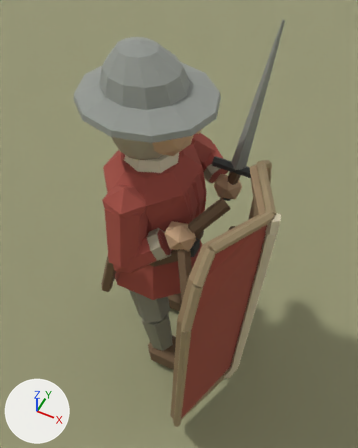
The Blender file tools/art/blender/source/infantry_pavise.blend: old version first, new version second.
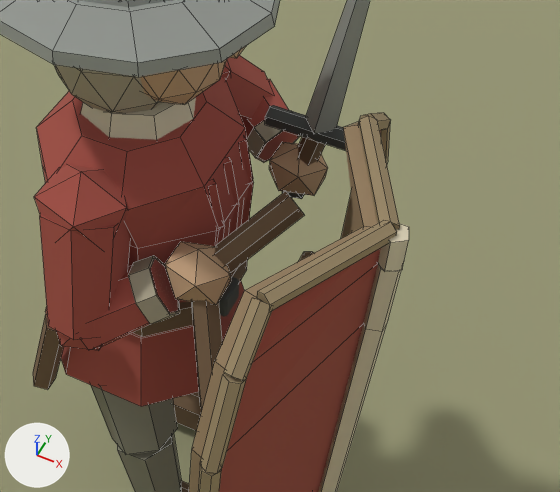
There are two pictures of each version: one whole from a camera (50 mm lens) standing at (0.81, -1.371, 2.693) and looking at (0.133, -0.017, 1.001), one close up on the part from 24% to 98% of the width and 24% to 76% of the height. The axes (+X, +Y, +Z) are drawn at lower left. The lights are the same throughout. The first two pictures are the older version. The close-ups show mesh edges as thin lines.

The scene before the commit, as lines of its bpy script (objects in view):
```python
ob_pavisier_knife_sheath = bpy.data.objects.new('Pavisier_knife_sheath', me_cone_351)
ob_pavisier_knife_sheath.location = (-0.135, -0.24, 0.725)
ob_pavisier_knife_sheath.rotation_euler = (2.888, 0.0, -1.571)  # degrees (165, 0, -90)
ob_pavisier_lower_sleeve = bpy.data.objects.new('Pavisier_lower_sleeve', me_cone_344)
ob_pavisier_lower_sleeve.location = (0.091, -0.257, 1.053)
ob_pavisier_lower_sleeve.rotation_euler = (1.096, 0.0, 2.111)  # degrees (63, 0, 121)
ob_pavisier_lower_sleeve_001 = bpy.data.objects.new('Pavisier_lower_sleeve.001', me_cone_349)
ob_pavisier_lower_sleeve_001.location = (0.129, 0.337, 1.08)
ob_pavisier_lower_sleeve_001.rotation_euler = (1.854, 0.0, 1.064)  # degrees (106, 0, 61)
ob_pavisier_lower_sleeve_cuff = bpy.data.objects.new('Pavisier_lower_sleeve_cuff', me_cone_345)
ob_pavisier_lower_sleeve_cuff.location = (0.146, -0.225, 1.085)
ob_pavisier_lower_sleeve_cuff.rotation_euler = (1.096, 0.0, 2.111)  # degrees (63, 0, 121)
ob_pavisier_lower_sleeve_cuff_001 = bpy.data.objects.new('Pavisier_lower_sleeve_cuff.001', me_cone_350)
ob_pavisier_lower_sleeve_cuff_001.location = (0.168, 0.315, 1.067)
ob_pavisier_lower_sleeve_cuff_001.rotation_euler = (1.854, 0.0, 1.064)  # degrees (106, 0, 61)
ob_pavisier_upper_sleeve_elbow = bpy.data.objects.new('Pavisier_upper_sleeve_elbow', me_icosphere_109)
ob_pavisier_upper_sleeve_elbow.location = (0.02, -0.3, 1.01)
# also in view: 'Pavise_central_rib.002' at (0.577, -0.17, 1.255); 'Pavisier_upper_sleeve' at (0.0, -0.255, 1.136); 'Pavisier_upper_sleeve.001' at (0.026, 0.291, 1.185); 'Pavisier_hose_thigh' at (0.027, -0.149, 0.538); 'Pavisier_sword_blade' at (0.325, 0.27, 1.538)
```
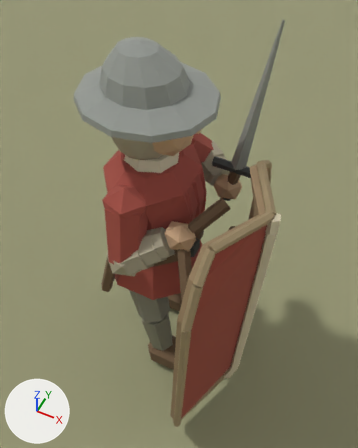
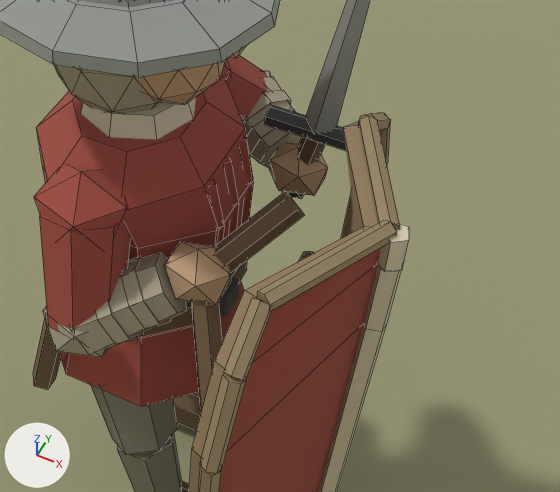
Boxes (x1, y1, x2, y2) around the edits, measured in the close-ups (560 x 492 px):
'Pavisier_lower_sleeve', recoloured, reshaped, moved (18% wider, 11% taller)
    before: (80, 258, 178, 350)
    after: (70, 253, 186, 355)
'Pavisier_lower_sleeve_cuff', reshaped, moved
    before: (128, 255, 180, 324)
    after: (121, 257, 171, 329)
'Pavisier_lower_sleeve.001', recoloured, reshaped, moved (12% taller)
    before: (243, 79, 298, 161)
    after: (245, 76, 302, 168)
'Pavisier_lower_sleeve_elbow', added (beige)
    after: (43, 306, 108, 357)
'Pavisier_lower_sleeve_quilt', added (beige)
    after: (95, 301, 143, 344)
'Pavisier_lower_sleeve_cuff.001', moved
    before: (247, 110, 300, 163)
    after: (247, 109, 296, 160)
'Pavisier_lower_sleeve_quilt.002', added (beige)
    after: (242, 90, 291, 126)
'Pavisier_upper_sleeve_elbow', deleted
    before: (56, 331, 102, 351)

The change in detail:
me_cone_344 is used by ob_pavisier_lower_sleeve; location (0.091, -0.257, 1.053); rotation (1.096, 0.0, 2.111), in degrees (63, 0, 121).
me_cone_344 had 14 vertices, 9 faces and spanned x -0.072..0.072, y -0.067..0.074, z -0.094..0.094.
me_cone_344 no longer uses material mat_team_cloth (red #a24d42).
me_cone_344 now has 14 vertices, 9 faces and spans x -0.082..0.082, y -0.076..0.084, z -0.101..0.101.
me_cone_344 part 1: 14 of 14 vertices moved; they spanned x -0.072..0.072, y -0.067..0.074, z -0.094..0.094 and now span x -0.082..0.082, y -0.076..0.084, z -0.101..0.101; mean shift (0.0, 0.0, 0.0).
me_cone_344 gains material mat_padded_linen (beige #aaa28b).
me_cone_345 is used by ob_pavisier_lower_sleeve_cuff; location (0.146, -0.225, 1.085); rotation (1.096, 0.0, 2.111), in degrees (63, 0, 121).
me_cone_345 had 14 vertices, 9 faces and spanned x -0.0663..0.0663, y -0.0613..0.068, z -0.0225..0.0225.
me_cone_345 now has 14 vertices, 9 faces and spans x -0.0731..0.0731, y -0.0676..0.075, z -0.016..0.016.
me_cone_345 part 2: 14 of 14 vertices moved; they spanned x -0.0663..0.0663, y -0.0613..0.068, z -0.0225..0.0225 and now span x -0.0731..0.0731, y -0.0676..0.075, z -0.016..0.016; mean shift (0.0, 0.0, 0.0).
me_cone_349 is used by ob_pavisier_lower_sleeve_001; location (0.129, 0.337, 1.08); rotation (1.854, 0.0, 1.064), in degrees (106, 0, 61).
me_cone_349 had 14 vertices, 9 faces and spanned x -0.0721..0.0721, y -0.0667..0.074, z -0.0697..0.0697.
me_cone_349 no longer uses material mat_team_cloth (red #a24d42).
me_cone_349 now has 14 vertices, 9 faces and spans x -0.0819..0.0819, y -0.0757..0.084, z -0.0772..0.0772.
me_cone_349 part 3: 14 of 14 vertices moved; they spanned x -0.0721..0.0721, y -0.0667..0.074, z -0.0697..0.0697 and now span x -0.0819..0.0819, y -0.0757..0.084, z -0.0772..0.0772; mean shift (0.0, 0.0, 0.0).
me_cone_349 gains material mat_padded_linen (beige #aaa28b).
Mesh me_cone_181 is new.
It is a 7-sided cylinder along z spanning x -0.081..0.081, y -0.075..0.083, z -0.016..0.016.
It uses material mat_padded_linen (beige #aaa28b).
Mesh me_cone_175 is new.
It is a 7-sided cylinder along z spanning x -0.081..0.081, y -0.075..0.083, z -0.016..0.016.
It uses material mat_padded_linen (beige #aaa28b).
Mesh me_icosphere_049 is new.
It is an icosphere of 20 faces spanning x -0.08..0.08, y -0.075..0.075, z -0.088..0.088.
It uses material mat_padded_linen (beige #aaa28b).
Object 'Pavisier_upper_sleeve_elbow' (ob_pavisier_upper_sleeve_elbow) is deleted.
Object 'Pavisier_lower_sleeve' (ob_pavisier_lower_sleeve) moves from (0.091, -0.257, 1.053) to (0.097, -0.254, 1.056).
Object 'Pavisier_lower_sleeve_cuff' (ob_pavisier_lower_sleeve_cuff) moves from (0.146, -0.225, 1.085) to (0.131, -0.233, 1.077).
Object 'Pavisier_lower_sleeve.001' (ob_pavisier_lower_sleeve_001) moves from (0.129, 0.337, 1.08) to (0.135, 0.334, 1.078).
Object 'Pavisier_lower_sleeve_cuff.001' (ob_pavisier_lower_sleeve_cuff_001) moves from (0.168, 0.315, 1.067) to (0.163, 0.318, 1.069).
Object 'Pavisier_lower_sleeve_quilt.002' (ob_pavisier_lower_sleeve_quilt_002) is new; it shows me_cone_181.
Its location is (0.119, 0.343, 1.084).
Its rotation in degrees is (106, 0, 61).
Object 'Pavisier_lower_sleeve_quilt' (ob_pavisier_lower_sleeve_quilt) is new; it shows me_cone_175.
Its location is (0.079, -0.265, 1.045).
Its rotation in degrees is (63, 0, 121).
Object 'Pavisier_lower_sleeve_elbow' (ob_pavisier_lower_sleeve_elbow) is new; it shows me_icosphere_049.
Its location is (0.02, -0.3, 1.01).
